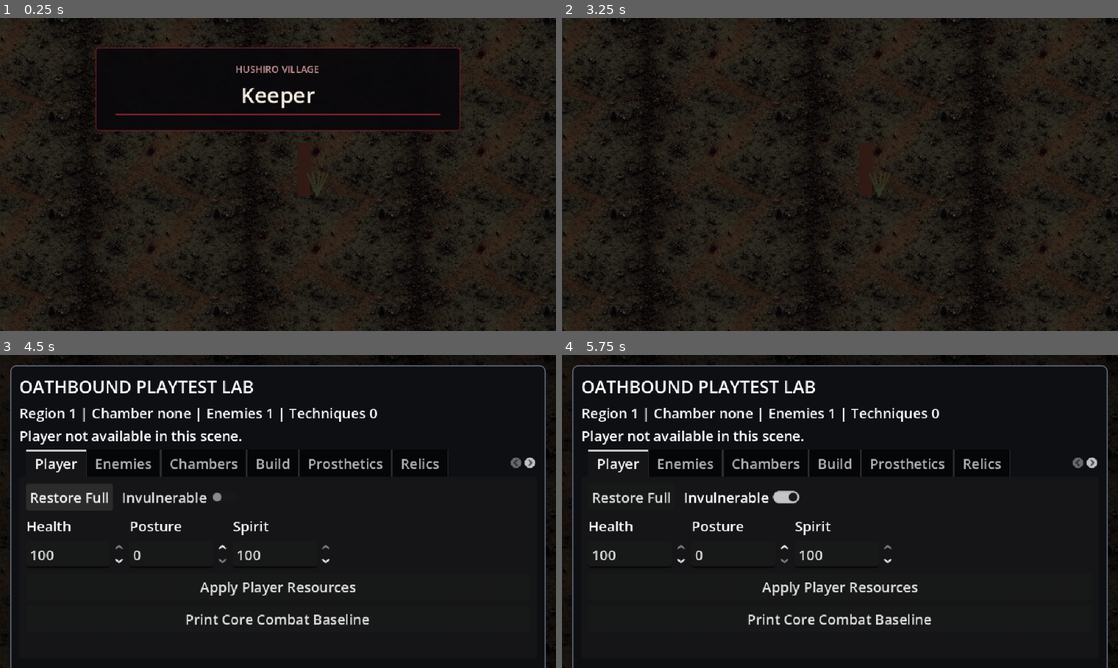
Above: before the commit, frames 1-4 (two rows, left to right).
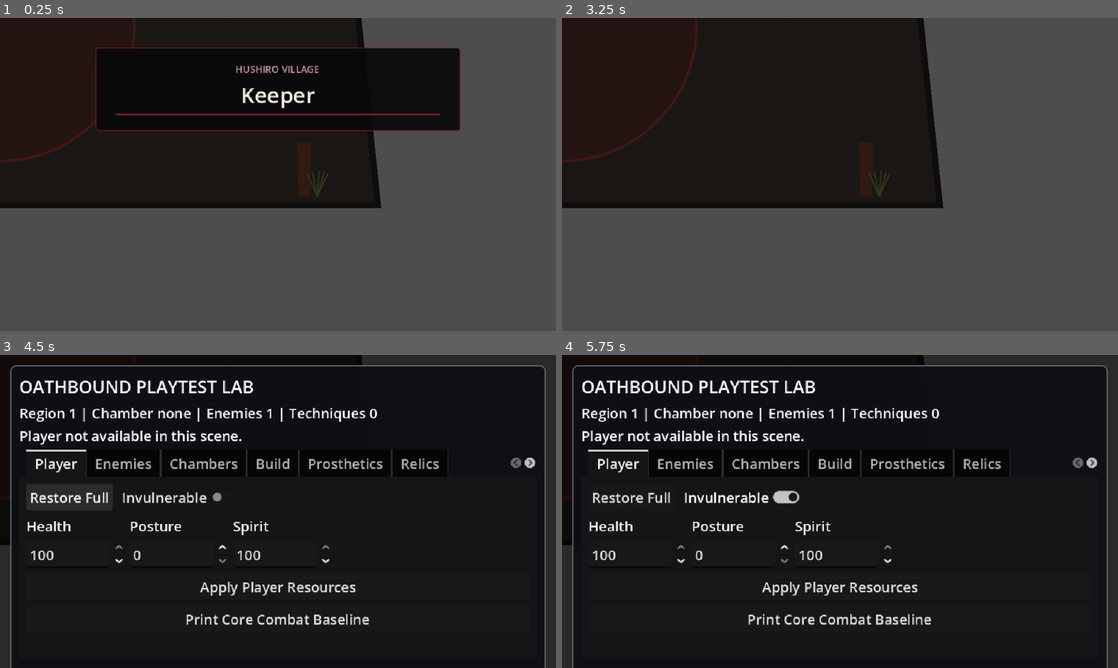
Above: after the commit, the same moments.

Repository: seancl8611/oathbound
Game: Godot game, scene res://Regions/Hushiro/Chambers/BossChamber.tscn
Two runs of this game, one before a commit and one after it. Both use one fixed random seed, a clock stepped at 60 frames per second and the inputs below. This scene is started directly instead of the project's main scene. Sound files missing from this copy of the repository are replaced by a short silence.
Inputs (mouse positions are in pixels of both pictures, inside the frame that each line leads up to):
- Up to frame 1 (0.25 s): no input
- Up to frame 2 (3.25 s): tap Enter (ui_accept) at 0.5, 0.77, 1.25, 2, 2.75 s; move the mouse to (962, 158) at 0.52 s; press the mouse at (962, 158) at 0.53 s; hold D (right) 0.53-1.25 s; release the mouse at (962, 158) at 1.25 s; drag from (728, 190) to (812, 237) at 1.27 s; move the mouse to (895, 105) at 2.02 s; hold D (right) 2.03-2.75 s; tap E (execute_finisher) at 2.1 s; drag from (812, 237) to (673, 127) at 2.77 s
- Up to frame 3 (4.5 s): tap Enter (ui_accept) at 3.5, 3.77 s; move the mouse to (444, 558) at 3.52 s; hold A (left) 3.53-4.25 s; hold ` (playtest_lab_toggle) 3.53-4.25 s; click "Restore Full" at 4.25 s
- Up to frame 4 (5.75 s): click "Invulnerable" at 5 s

The runs differ from the first frame. In frame 1, 57% of the frame differs, in the area x 0-100%, y 0-100%; in frame 2, 61%; in frame 3, 3.5%; in frame 4, 3.5%.

Commit message:
Place Hushiro boss presentation above replaced background

Diff:
--- a/game/oathbound/Regions/Hushiro/Chambers/BossChamber.tscn
+++ b/game/oathbound/Regions/Hushiro/Chambers/BossChamber.tscn
@@ -9,6 +9,7 @@
 
 [node name="ThreeQuarterPresentation" type="Node2D" parent="."]
 script = ExtResource("2_visibility")
+hide_background_when_active = true
 
 [node name="Scenery" type="Node2D" parent="ThreeQuarterPresentation"]
 script = ExtResource("3_scenery")
